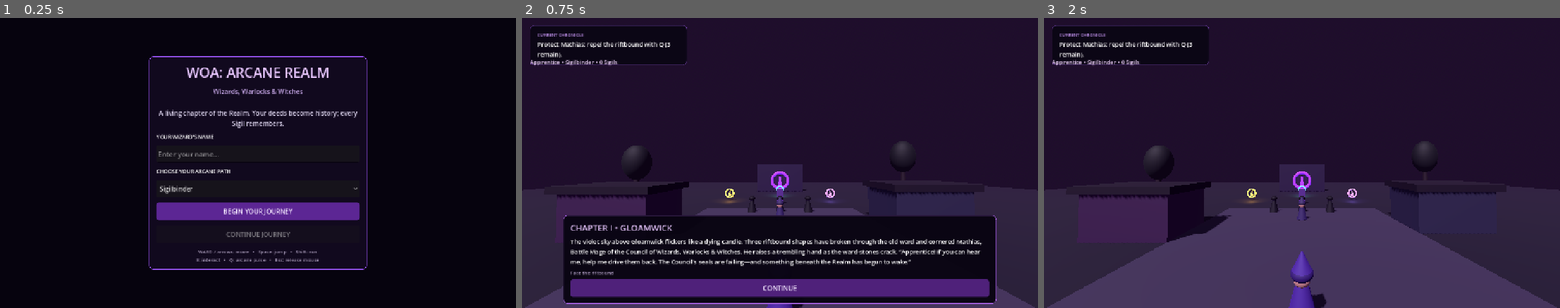
Above: before the commit, frames 1-3 (left to right).
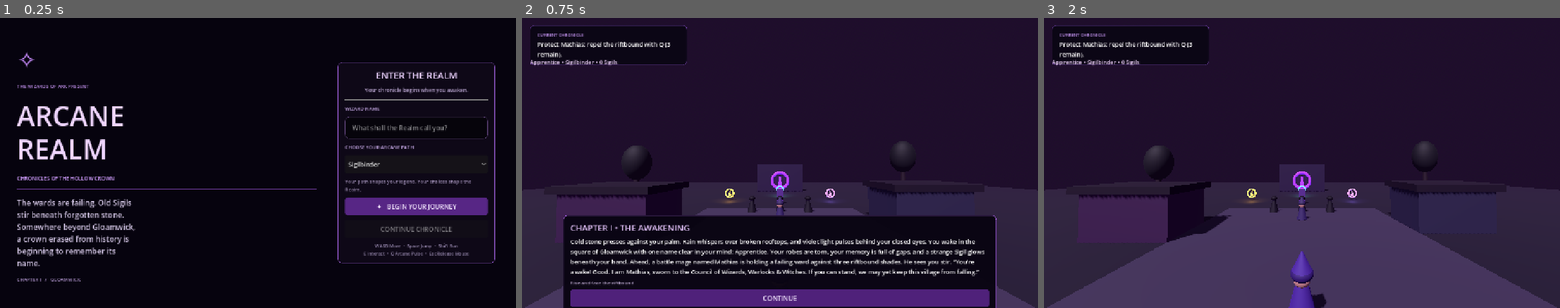
Above: after the commit, the same moments.

Repository: emilio1229/WOA-Arcane-Realm
Game: Godot game, scene res://main.tscn
The game is run twice, just before and just after one commit, with the same random seed, the same clock (stepped at 60 frames per second) and the same inputs.
Inputs:
- Up to frame 1 (0.25 s): no input
- Up to frame 2 (0.75 s): click "BEGIN YOUR JOURNEY" (after the commit: "✦ BEGIN YOUR JOURNEY") at 0.5 s
- Up to frame 3 (2 s): click "CONTINUE" at 1.25 s

The runs differ from the first frame. In frame 1, 13% of the frame differs, in the area x 3-96%, y 11-91%; in frame 2, 9.8%; in frame 3, nothing differs.

Commit message:
Build a cinematic Arcane Realm title menu and awakening intro

Diff:
--- a/main.gd
+++ b/main.gd
@@ -117,82 +117,152 @@
     backdrop.set_anchors_and_offsets_preset(Control.PRESET_FULL_RECT)
     menu_root.add_child(backdrop)
 
-    var center := CenterContainer.new()
-    center.set_anchors_and_offsets_preset(Control.PRESET_FULL_RECT)
-    menu_root.add_child(center)
+    var margin := MarginContainer.new()
+    margin.set_anchors_and_offsets_preset(Control.PRESET_FULL_RECT)
+    margin.add_theme_constant_override("margin_left", 42)
+    margin.add_theme_constant_override("margin_right", 42)
+    margin.add_theme_constant_override("margin_top", 30)
+    margin.add_theme_constant_override("margin_bottom", 30)
+    menu_root.add_child(margin)
+
+    var columns := HBoxContainer.new()
+    columns.add_theme_constant_override("separation", 42)
+    margin.add_child(columns)
+
+    var story_side := VBoxContainer.new()
+    story_side.size_flags_horizontal = Control.SIZE_EXPAND_FILL
+    story_side.size_flags_vertical = Control.SIZE_EXPAND_FILL
+    story_side.alignment = BoxContainer.ALIGNMENT_CENTER
+    story_side.add_theme_constant_override("separation", 18)
+    columns.add_child(story_side)
+
+    var sigil_mark := Label.new()
+    sigil_mark.text = "✧"
+    sigil_mark.horizontal_alignment = HORIZONTAL_ALIGNMENT_LEFT
+    sigil_mark.add_theme_font_size_override("font_size", 58)
+    sigil_mark.add_theme_color_override("font_color", Color(0.79, 0.55, 1.0))
+    story_side.add_child(sigil_mark)
+
+    var overline := Label.new()
+    overline.text = "THE WIZARDS OF ARK PRESENT"
+    overline.add_theme_font_size_override("font_size", 12)
+    overline.add_theme_color_override("font_color", Color(0.75, 0.56, 0.92))
+    story_side.add_child(overline)
+
+    var title := Label.new()
+    title.text = "ARCANE\nREALM"
+    title.add_theme_font_size_override("font_size", 68)
+    title.add_theme_color_override("font_color", Color(0.94, 0.84, 1.0))
+    title.add_theme_constant_override("line_spacing", -10)
+    story_side.add_child(title)
+
+    var subtitle := Label.new()
+    subtitle.text = "CHRONICLES OF THE HOLLOW CROWN"
+    subtitle.add_theme_font_size_override("font_size", 13)
+    subtitle.add_theme_color_override("font_color", Color(0.82, 0.62, 1.0))
+    story_side.add_child(subtitle)
+
+    var divider := ColorRect.new()
+    divider.custom_minimum_size = Vector2(120, 2)
+    divider.color = Color(0.54, 0.3, 0.76, 0.9)
+    story_side.add_child(divider)
+
+    var lore := Label.new()
+    lore.text = "The wards are failing. Old Sigils stir beneath forgotten stone. Somewhere beyond Gloamwick, a crown erased from history is beginning to remember its name."
+    lore.custom_minimum_size = Vector2(300, 0)
+    lore.size_flags_horizontal = Control.SIZE_SHRINK_BEGIN
+    lore.autowrap_mode = TextServer.AUTOWRAP_WORD_SMART
+    lore.add_theme_font_size_override("font_size", 19)
+    lore.add_theme_color_override("font_color", Color(0.81, 0.76, 0.88))
+    story_side.add_child(lore)
+
+    var chapter := Label.new()
+    chapter.text = "CHAPTER I   /   GLOAMWICK"
+    chapter.add_theme_font_size_override("font_size", 12)
+    chapter.add_theme_color_override("font_color", Color(0.64, 0.54, 0.75))
+    story_side.add_child(chapter)
+
+    var form_wrap := CenterContainer.new()
+    form_wrap.custom_minimum_size = Vector2(410, 0)
+    columns.add_child(form_wrap)
 
     var panel := PanelContainer.new()
-    panel.custom_minimum_size = Vector2(540.0, 0.0)
-    panel.add_theme_stylebox_override("panel", _panel_style(Color(0.07, 0.035, 0.12, 0.98), Color(0.58, 0.32, 0.92)))
-    center.add_child(panel)
+    panel.custom_minimum_size = Vector2(390, 0)
+    panel.size_flags_vertical = Control.SIZE_SHRINK_CENTER
+    panel.add_theme_stylebox_override("panel", _panel_style(Color(0.055, 0.032, 0.09, 0.97), Color(0.48, 0.29, 0.67)))
+    form_wrap.add_child(panel)
 
     var layout := VBoxContainer.new()
-    layout.add_theme_constant_override("separation", 13)
+    layout.add_theme_constant_override("separation", 12)
     panel.add_child(layout)
 
-    var title := Label.new()
-    title.text = "WOA: ARCANE REALM"
-    title.horizontal_alignment = HORIZONTAL_ALIGNMENT_CENTER
-    title.add_theme_font_size_override("font_size", 34)
-    title.add_theme_color_override("font_color", Color(0.91, 0.78, 1.0))
-    layout.add_child(title)
-
-    var subtitle := Label.new()
-    subtitle.text = "Wizards, Warlocks & Witches"
-    subtitle.horizontal_alignment = HORIZONTAL_ALIGNMENT_CENTER
-    subtitle.add_theme_font_size_override("font_size", 16)
-    subtitle.add_theme_color_override("font_color", Color(0.77, 0.65, 0.9))
-    layout.add_child(subtitle)
+    var menu_heading := Label.new()
+    menu_heading.text = "ENTER THE REALM"
+    menu_heading.horizontal_alignment = HORIZONTAL_ALIGNMENT_CENTER
+    menu_heading.add_theme_font_size_override("font_size", 23)
+    menu_heading.add_theme_color_override("font_color", Color(0.93, 0.83, 1.0))
+    layout.add_child(menu_heading)
+
+    var menu_note := Label.new()
+    menu_note.text = "Your chronicle begins when you awaken."
+    menu_note.horizontal_alignment = HORIZONTAL_ALIGNMENT_CENTER
+    menu_note.autowrap_mode = TextServer.AUTOWRAP_WORD_SMART
+    menu_note.add_theme_font_size_override("font_size", 13)
+    menu_note.add_theme_color_override("font_color", Color(0.72, 0.64, 0.81))
+    layout.add_child(menu_note)
 
     layout.add_child(HSeparator.new())
 
-    var intro := Label.new()
-    intro.text = "A living chapter of the Realm. Your deeds become history; every Sigil remembers."
-    intro.autowrap_mode = TextServer.AUTOWRAP_WORD_SMART
-    intro.horizontal_alignment = HORIZONTAL_ALIGNMENT_CENTER
-    intro.add_theme_color_override("font_color", Color(0.83, 0.8, 0.9))
-    layout.add_child(intro)
-
     var name_label := Label.new()
-    name_label.text = "YOUR WIZARD'S NAME"
-    name_label.add_theme_font_size_override("font_size", 13)
+    name_label.text = "WIZARD NAME"
+    name_label.add_theme_font_size_override("font_size", 12)
+    name_label.add_theme_color_override("font_color", Color(0.81, 0.69, 0.94))
     layout.add_child(name_label)
 
     name_input = LineEdit.new()
-    name_input.placeholder_text = "Enter your name..."
+    name_input.placeholder_text = "What shall the Realm call you?"
     name_input.text = player_name if player_name != "Apprentice" else ""
-    name_input.custom_minimum_size = Vector2(0, 42)
+    name_input.custom_minimum_size = Vector2(0, 44)
     name_input.max_length = 24
-    name_input.add_theme_font_size_override("font_size", 17)
+    name_input.add_theme_font_size_override("font_size", 16)
+    name_input.add_theme_stylebox_override("normal", _panel_style(Color(0.025, 0.018, 0.045), Color(0.31, 0.22, 0.4)))
     layout.add_child(name_input)
 
     var path_label := Label.new()
     path_label.text = "CHOOSE YOUR ARCANE PATH"
-    path_label.add_theme_font_size_override("font_size", 13)
+    path_label.add_theme_font_size_override("font_size", 12)
+    path_label.add_theme_color_override("font_color", Color(0.81, 0.69, 0.94))
     layout.add_child(path_label)
 
     path_select = OptionButton.new()
-    path_select.custom_minimum_size = Vector2(0, 42)
+    path_select.custom_minimum_size = Vector2(0, 44)
     for path_name in PATHS:
         path_select.add_item(path_name)
     path_select.select(5)
-    path_select.add_theme_font_size_override("font_size", 16)
+    path_select.add_theme_font_size_override("font_size", 15)
     layout.add_child(path_select)
 
-    var begin_button := _make_button("BEGIN YOUR JOURNEY", Color(0.36, 0.15, 0.58))
+    var path_note := Label.new()
+    path_note.text = "Your path shapes your legend. Your choices shape the Realm."
+    path_note.autowrap_mode = TextServer.AUTOWRAP_WORD_SMART
+    path_note.add_theme_font_size_override("font_size", 12)
+    path_note.add_theme_color_override("font_color", Color(0.66, 0.59, 0.75))
+    layout.add_child(path_note)
+
+    var begin_button := _make_button("✦   BEGIN YOUR JOURNEY", Color(0.34, 0.15, 0.52))
     begin_button.pressed.connect(_start_new_game)
     layout.add_child(begin_button)
 
-    continue_button = _make_button("CONTINUE JOURNEY", Color(0.19, 0.12, 0.32))
+    continue_button = _make_button("CONTINUE CHRONICLE", Color(0.16, 0.105, 0.25))
     continue_button.pressed.connect(_continue_game)
     layout.add_child(continue_button)
 
     var controls := Label.new()
-    controls.text = "WASD / arrows: move   •   Space: jump   •   Shift: run\nE: interact   •   Q: arcane pulse   •   Esc: release mouse"
+    controls.text = "WASD Move  •  Space Jump  •  Shift Run\nE Interact  •  Q Arcane Pulse  •  Esc Release Mouse"
     controls.horizontal_alignment = HORIZONTAL_ALIGNMENT_CENTER
     controls.autowrap_mode = TextServer.AUTOWRAP_WORD_SMART
-    controls.add_theme_font_size_override("font_size", 12)
-    controls.add_theme_color_override("font_color", Color(0.68, 0.63, 0.75))
+    controls.add_theme_font_size_override("font_size", 11)
+    controls.add_theme_color_override("font_color", Color(0.59, 0.53, 0.68))
     layout.add_child(controls)
 
     hud_root = Control.new()
@@ -295,7 +365,7 @@
     _build_player()
     _refresh_objective()
     if show_intro:
-        _show_dialogue("CHAPTER I • GLOAMWICK", "The violet sky above Gloamwick flickers like a dying candle. Three riftbound shapes have broken through the old ward and cornered Mathias, Battle Mage of the Council of Wizards, Warlocks & Witches. He raises a trembling hand as the ward-stones crack. “Apprentice! If you can hear me, help me drive them back. The Council's seals are failing—and something beneath the Realm has begun to wake.”", "Face the riftbound")
+        _show_dialogue("CHAPTER I • THE AWAKENING", "Cold stone presses against your palm. Rain whispers over broken rooftops, and violet light pulses behind your closed eyes. You wake in the square of Gloamwick with one name clear in your mind: " + player_name + ". Your robes are torn, your memory is full of gaps, and a strange Sigil glows beneath your hand. Ahead, a battle mage named Mathias is holding a failing ward against three riftbound shades. He sees you stir. “You're awake! Good. I am Mathias, sworn to the Council of Wizards, Warlocks & Witches. If you can stand, we may yet keep this village from falling.”", "Rise and face the riftbound")
     else:
         _show_dialogue("WELCOME BACK, " + player_name.to_upper(), "Your Chronicle is intact. Mathias still watches the failing ward-stones, and the path ahead remains yours to choose.", "Return to the Realm")
 
